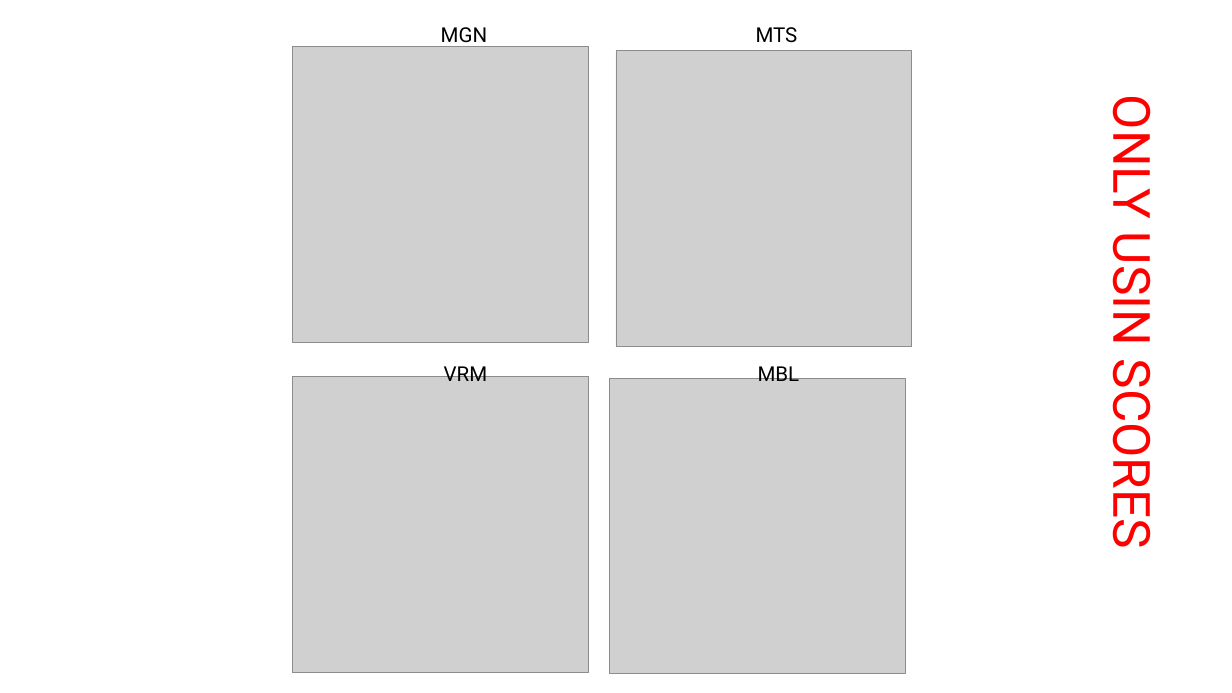
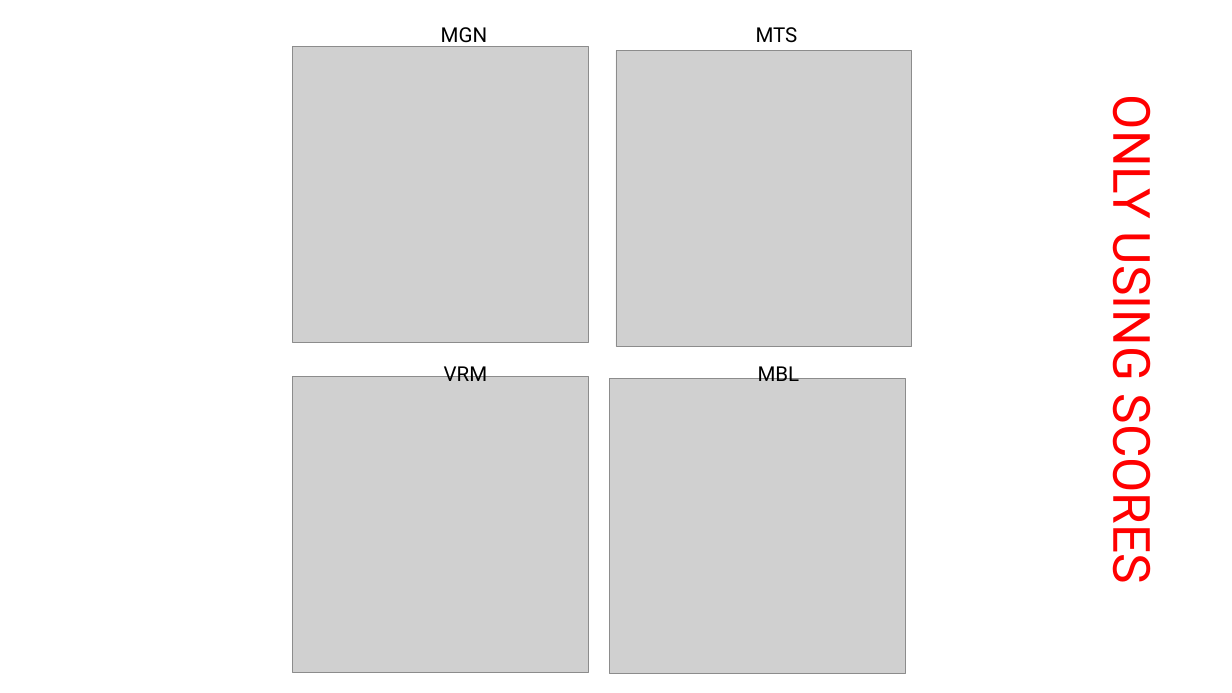
Before and after one commit to sterrettJD/poly-omics-risk, a slide deck: slide 2 of FiguresCombined.pptx. Drawn at 1232x693 pixels with LibreOffice and Linux fonts; fonts in the diff are those of the drawing; grey boxes stand for pictures. Boxes give left, top, right and bottom in pixels: in the first picture for what was removed or moved away, otherwise in the second. Text is boxed around its words. In the diff, an @@ line names an element or a change of style, - is before the commit and + after.

```diff
--- a/FiguresCombined.pptx
+++ b/FiguresCombined.pptx
@@ text at [1100, 107, 1168, 578]: text changed @@
-ONLY USIN SCORES
+ONLY USING SCORES
```
Also in this commit, not shown: 1 other slide changed, 6 other files.
